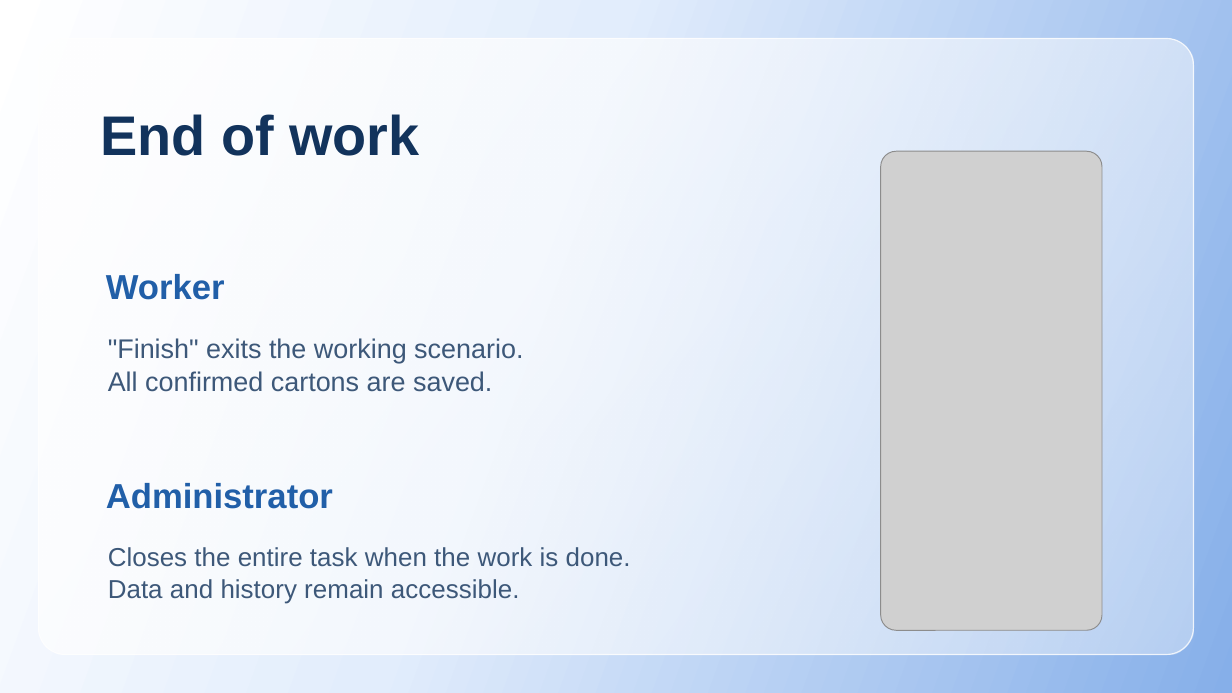
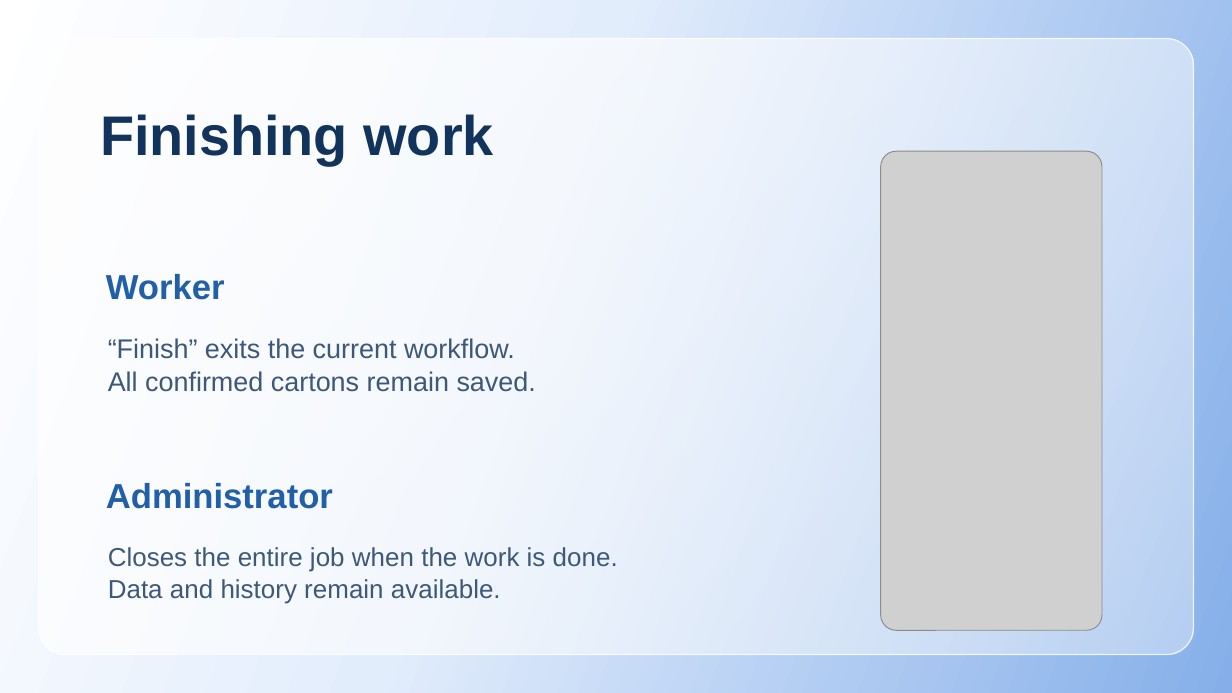
Before and after one commit to Van1shjod/warehouse_sort, a slide deck: slide 14 of presentation-en.pptx. Drawn at 1232x693 pixels with LibreOffice and Linux fonts; fonts in the diff are those of the drawing; grey boxes stand for pictures. Boxes give left, top, right and bottom in pixels: in the first picture for what was removed or moved away, otherwise in the second. Text is boxed around its words. In the diff, an @@ line names an element or a change of style, - is before the commit and + after.

```diff
--- a/presentation-en.pptx
+++ b/presentation-en.pptx
@@ text at box(100, 114, 494, 165): text changed @@
-End of work
+Finishing work
@@ text at box(108, 338, 536, 392): text changed @@
-"Finish" exits the working scenario.
-All confirmed cartons are saved.
+“Finish” exits the current workflow.
+All confirmed cartons remain saved.
@@ text at box(108, 547, 618, 604): text changed @@
-Closes the entire task when the work is done.
-Data and history remain accessible.
+Closes the entire job when the work is done.
+Data and history remain available.
```
Also in this commit, not shown: 19 other slides changed, 3 other files.
